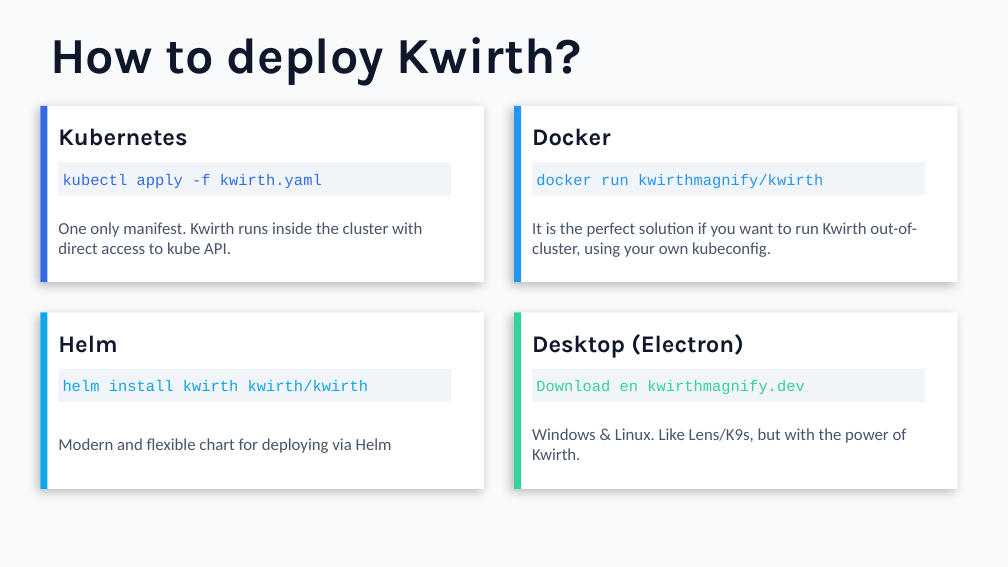
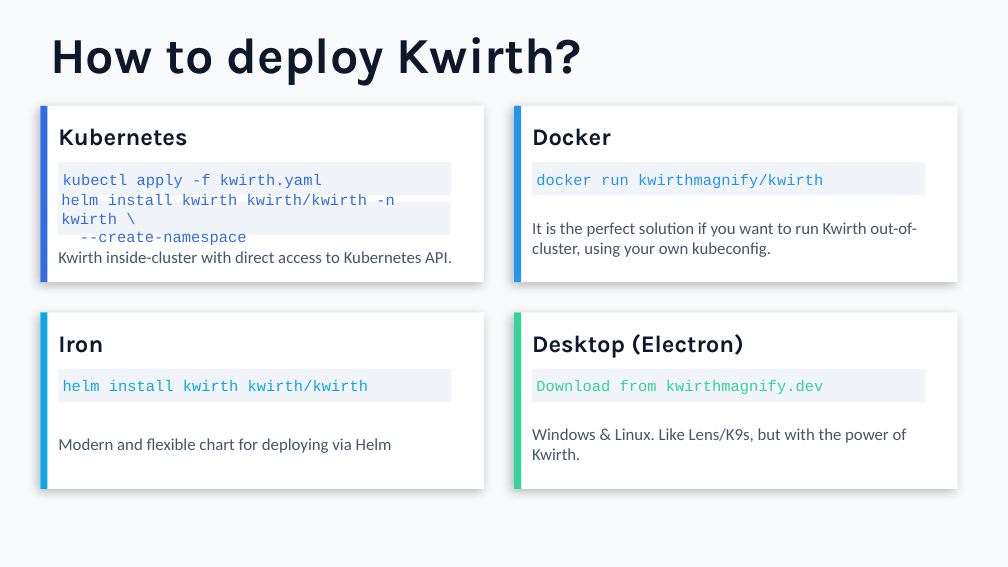
Before and after one commit to kwirthmagnify/kwirth, a slide deck: slide 8 of docs/_media/kwirth_presentation.pptx. Drawn at 1008x567 pixels with LibreOffice and Linux fonts; fonts in the diff are those of the drawing. Boxes give left, top, right and bottom in pixels: in the first picture for what was removed or moved away, otherwise in the second. Text is boxed around its words. In the diff, an @@ line names an element or a change of style, - is before the commit and + after.

```diff
--- a/docs/_media/kwirth_presentation.pptx
+++ b/docs/_media/kwirth_presentation.pptx
@@ rectangle added at (57, 202, 451, 235), fill #F1F5F9 @@
@@ text added at (61, 194, 395, 245), 11 pt, text #326CE5 @@
+helm install kwirth kwirth/kwirth -n kwirth \
+--create-namespace
@@ text at (58, 251, 452, 263): text changed @@
-One only manifest. Kwirth runs inside the cluster with direct access to kube API.
+Kwirth inside-cluster with direct access to Kubernetes API.
@@ text at (58, 336, 103, 353): text changed @@
-Helm
+Iron
@@ text at (536, 380, 823, 394): text changed @@
-Download en kwirthmagnify.dev
+Download from kwirthmagnify.dev
```
Also in this commit, not shown: 2 other slides changed, 1 slide added, 26 other files.
